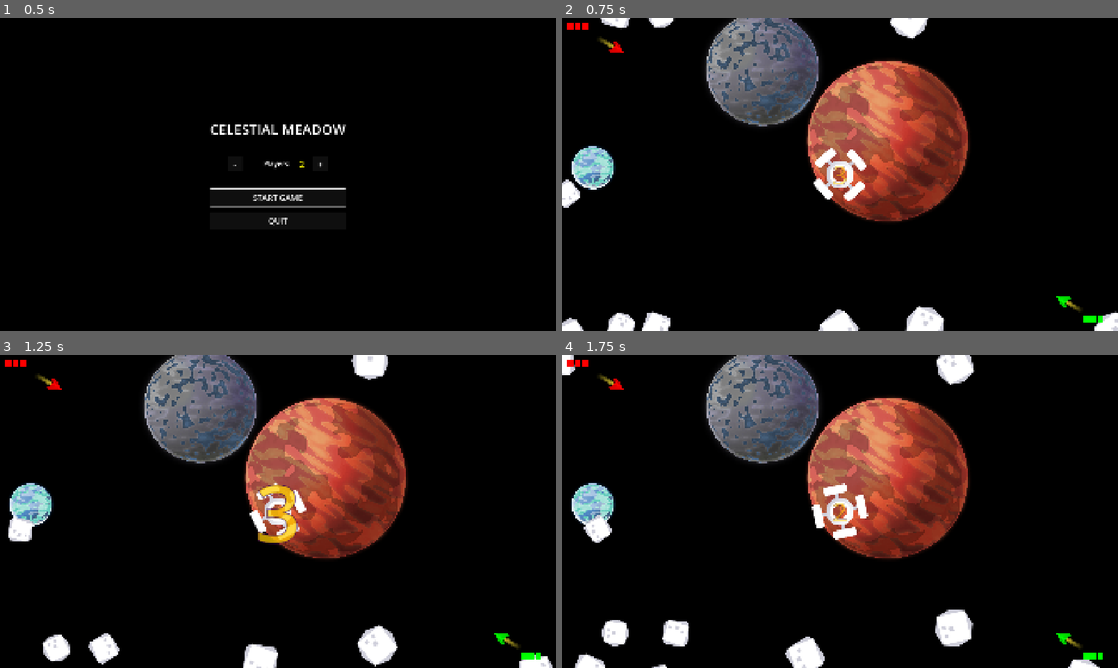
Above: before the commit, frames 1-4 (two rows, left to right).
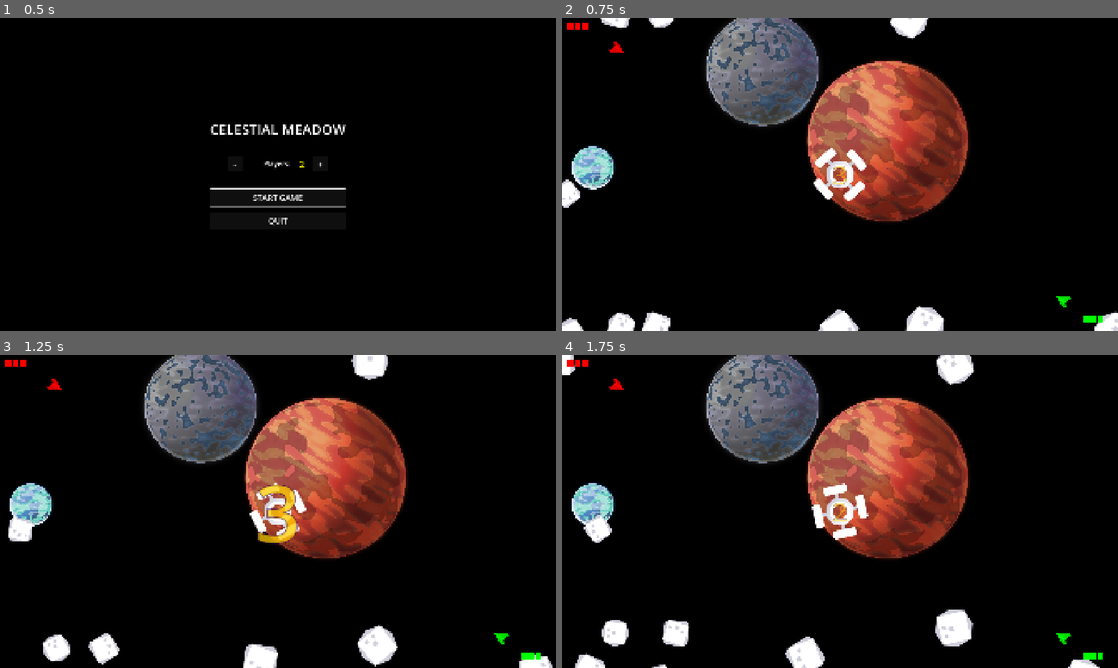
Above: after the commit, the same moments.

Repository: Teeohbee/CelestialMeadow
Game: Godot game, scene res://menu.tscn
The game is run twice, just before and just after one commit, with the same random seed, the same clock (stepped at 60 frames per second) and the same inputs.
Inputs:
- Up to frame 1 (0.5 s): no input
- Up to frame 2 (0.75 s): click "START GAME" at 0.5 s
- Up to frame 3 (1.25 s): no input
- Up to frame 4 (1.75 s): no input

Frame 1 is identical in both runs. In frame 2, less than 0.1% of the frame differs, in the area x 6-94%, y 6-94%; in frame 3, less than 0.1%; in frame 4, less than 0.1%.

Commit message:
Hide ship thrusters during countdown
- Thruster visual hidden when game starts frozen
- /Thruster.hide() called during countdown
- Thrusters only visible after countdown when player can move
- Ships look powered down/idle during countdown phase

Diff:
--- a/player.gd
+++ b/player.gd
@@ -31,6 +31,7 @@
 	var main_node = get_parent()
 	if main_node and "game_started" in main_node and not main_node.game_started:
 		freeze = true
+		$Ship/Thruster.hide()  # Hide thruster during countdown
 		# Connect to countdown finished to unfreeze
 		var countdown = main_node.get_node_or_null("Countdown")
 		if countdown:
